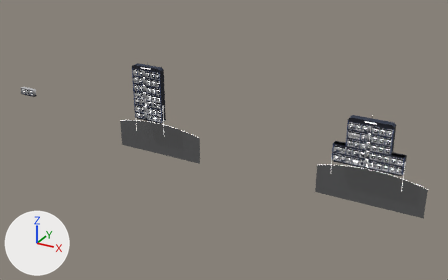
An edit to the Blender file art/blender/hub-cutaway.blend, drawn before and after from the same camera.
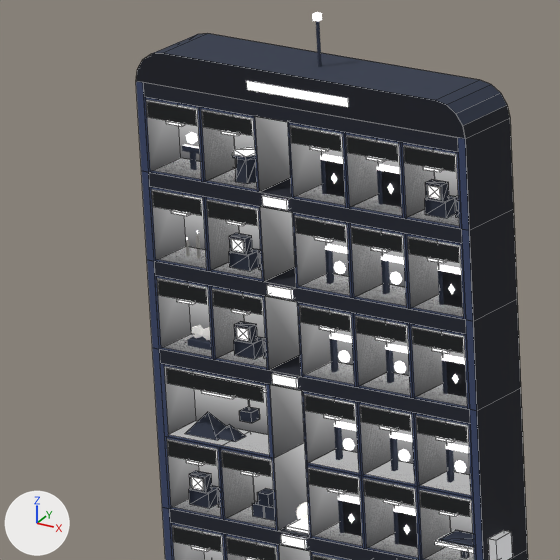
The first picture shows the older version from a camera (50 mm lens) standing at (61.9, -83.3, 41.2) and looking at (14.6, 2.7, -1.8). The close-ups show the older and then the newer version on the part from 27% to 37% of the width and 22% to 39% of the height of that picture. Only the edits that show in the close-ups are written down. Lighting does not change. The marker at lower left points along +X, +Y and +Z. The close-ups show mesh edges as thin lines.

In view in the first close-up: 'hub_tall_bay_bridge_ranked', 'hub_tall_bay_bridge_trainer', 'hub_tall_bay_cargo_assembly', 'hub_tall_bay_cargo_crates', 'hub_tall_bay_cargo_hold', 'hub_tall_bay_cargo_logs', 'hub_tall_bay_cargo_swarm', 'hub_tall_bay_chapel_chaplain', 'hub_tall_bay_chapel_logs', 'hub_tall_bay_chapel_nave', 'hub_tall_bay_furnace_logs', 'hub_tall_hull' and 56 more.
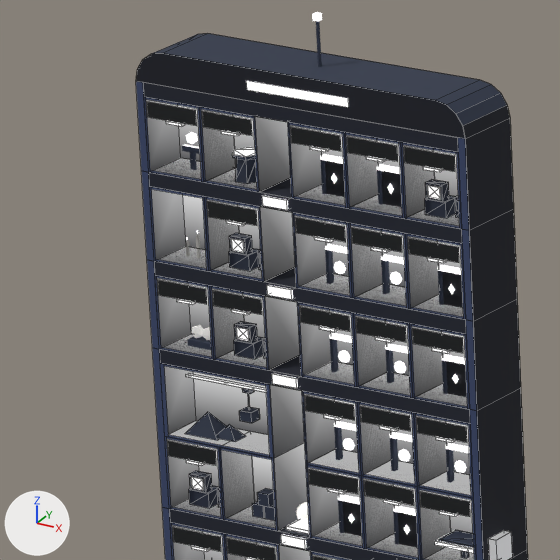
The change, as a list of edits to the scene's bpy script:
```text
Add me_hub_bay_plain:
    me_hub_bay_plain.from_pydata(...)  # 36 vertices, 9 faces; spans x 0.0..1.0, y 0.0..0.8, z 0.0..1.16
    me_hub_bay_plain.materials.append(mat_hub_mat_glow)
Change ob_hub_tall_bay_chapel_nave:
    ob_hub_tall_bay_chapel_nave: bpy.data.objects.new('hub_tall_bay_chapel_nave', me_hub_bay) -> bpy.data.objects.new('hub_tall_bay_chapel_nave', me_hub_bay_plain)
Change ob_hub_tall_bay_cargo_hold:
    ob_hub_tall_bay_cargo_hold: bpy.data.objects.new('hub_tall_bay_cargo_hold', me_hub_bay) -> bpy.data.objects.new('hub_tall_bay_cargo_hold', me_hub_bay_plain)
Change ob_hub_tall_bay_cargo_crates:
    ob_hub_tall_bay_cargo_crates: bpy.data.objects.new('hub_tall_bay_cargo_crates', me_hub_bay) -> bpy.data.objects.new('hub_tall_bay_cargo_crates', me_hub_bay_plain)
```

Changed parts and their boxes (x1, y1, x2, y2) in the close-ups (560 x 560 px):
'hub_tall_bay_cargo_hold', reshaped: (160, 363, 305, 458) in both
'hub_tall_bay_cargo_crates', reshaped: (219, 431, 308, 531) in both
'hub_tall_bay_chapel_nave', reshaped: (149, 186, 239, 271) in both
